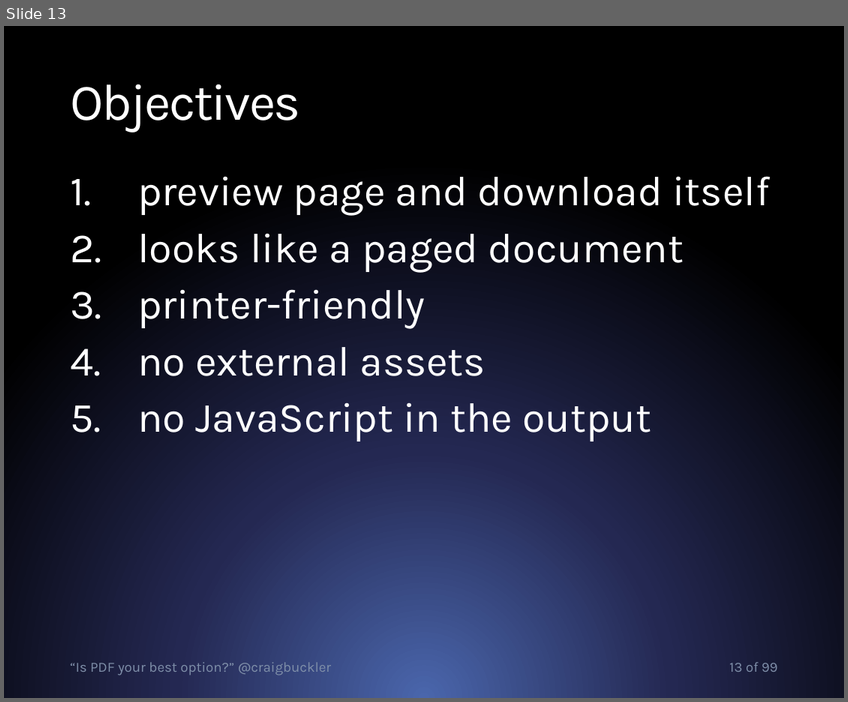
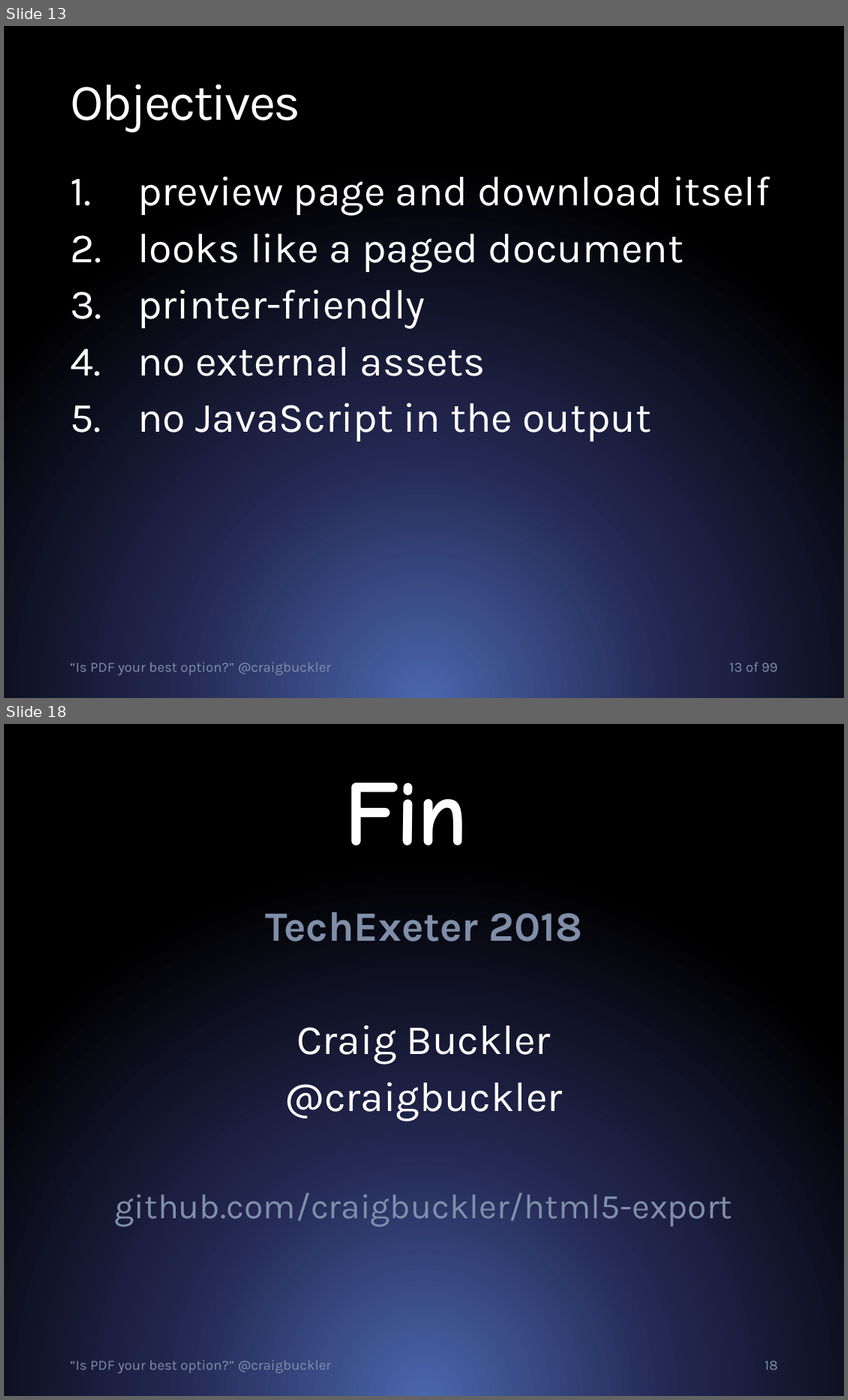
Before and after one commit to craigbuckler/html5-export, a slide deck: craigbuckler-pdf-html.pptx. Shown one above the other, each under a label of ours: slide 13 before the commit, slides 13 and 18 after it; the slides between them are not shown. The pictures are 848x702 and 848x1400 pixels, drawn with LibreOffice and Linux fonts; fonts in the diff are those of the drawing. Boxes give left, top, right and bottom in pixels: in the first picture for what was removed or moved away, otherwise in the second. Text is boxed around its words. In the diff, an @@ line names an element or a change of style, - is before the commit and + after.

```diff
--- a/craigbuckler-pdf-html.pptx
+++ b/craigbuckler-pdf-html.pptx
@@ slide 18 added at (4, 724, 844, 1396), background gradient #4A66AC to #242852 to #000000 @@
@@ title added at (344, 782, 468, 846), 80 pt, text #FFFFFF, bold @@
+Fin
@@ text added at (115, 912, 733, 1226), 36 pt, text #7F8FA9 @@
+TechExeter 2018
+Craig Buckler
+@craigbuckler
+github.com/craigbuckler/html5-export
@@ text added at (70, 1360, 331, 1374), 12.1 pt, text #7F8FA9 @@
+“Is PDF your best option?” @craigbuckler
@@ page number added at (764, 1361, 778, 1370), 12.1 pt, text #7F8FA9 @@
+18
```
Also in this commit, not shown: 1 slide changed, 4 other slides added, 6 other files.
